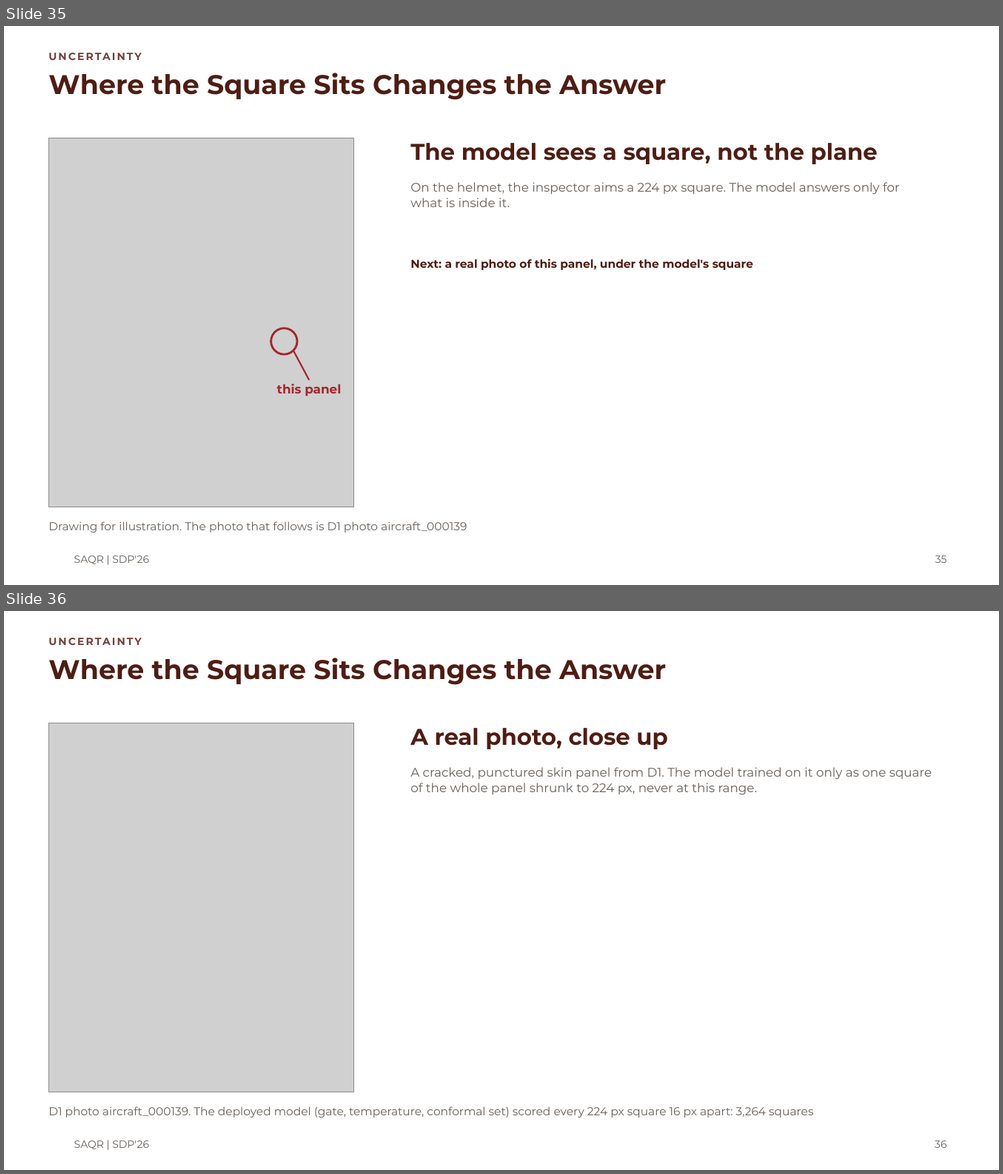
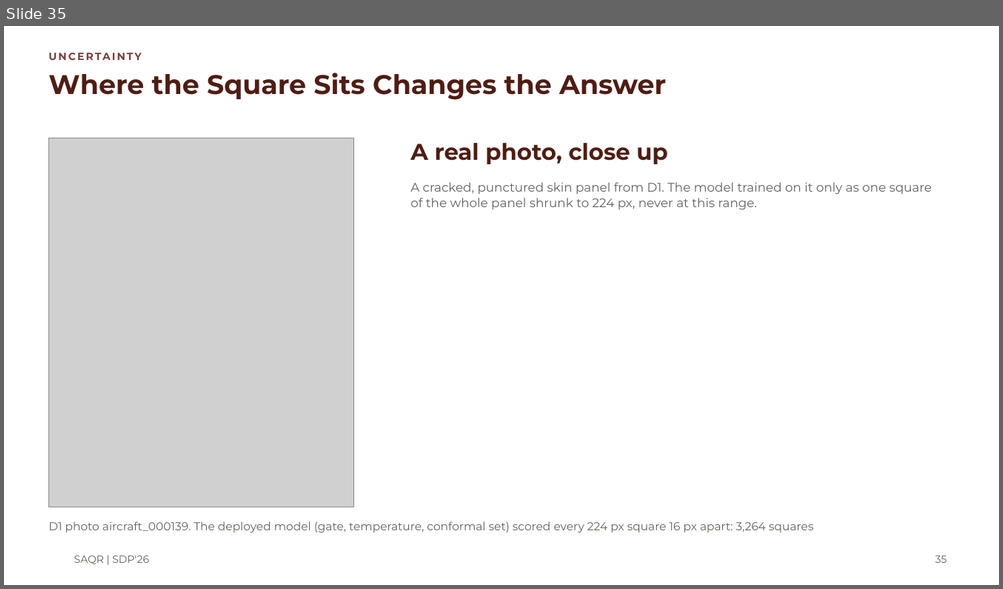
Before and after one commit to MASAR-AUS/SAQR, a slide deck: SAQR CMP490 Presentation.pptx. Shown one above the other, each under a label of ours: slides 35 and 36 before the commit, slide 35 after it. The pictures are 1003x1174 and 1003x589 pixels, drawn with LibreOffice and Linux fonts; fonts in the diff are those of the drawing; grey boxes stand for pictures; background and template pictures are left out. Boxes give left, top, right and bottom in pixels: in the first picture for what was removed or moved away, otherwise in the second. Text is boxed around its words. In the diff, an @@ line names an element or a change of style, - is before the commit and + after.

Commit message:
Update Uncertainty and add URG

```diff
--- a/SAQR CMP490 Presentation.pptx
+++ b/SAQR CMP490 Presentation.pptx
@@ slide 35 removed at (x1=4, y1=26, x2=999, y2=585), background #FFFFFF; not listed: 1 template element that a slide beside it also shows @@
@@ text removed at (x1=48, y1=48, x2=720, y2=64) @@
-UNCERTAINTY
@@ title removed at (x1=48, y1=73, x2=666, y2=100) @@
-Where the Square Sits Changes the Answer
@@ picture removed at (x1=48, y1=138, x2=354, y2=507) @@
@@ text removed at (x1=410, y1=143, x2=877, y2=164) @@
-The model sees a square, not the plane
@@ text removed at (x1=410, y1=182, x2=899, y2=207) @@
-On the helmet, the inspector aims a 224 px square. The model answers only for what is inside it.
@@ text removed at (x1=410, y1=259, x2=753, y2=270) @@
-Next: a real photo of this panel, under the model's square
@@ ellipse removed at (x1=271, y1=328, x2=297, y2=355) @@
@@ line removed from (293, 351) to (309, 380) @@
@@ text removed at (x1=277, y1=384, x2=341, y2=397) @@
-this panel
@@ text removed at (x1=48, y1=522, x2=466, y2=533) @@
-Drawing for illustration. The photo that follows is D1 photo aircraft_000139
@@ page number removed at (x1=935, y1=556, x2=947, y2=563) @@
-35
@@ what was slide 36 is now slide 35 @@
@@ page number at (x1=935, y1=556, x2=947, y2=563): text changed @@
-36
+35
```
Also in this commit, not shown: 12 slides changed.
